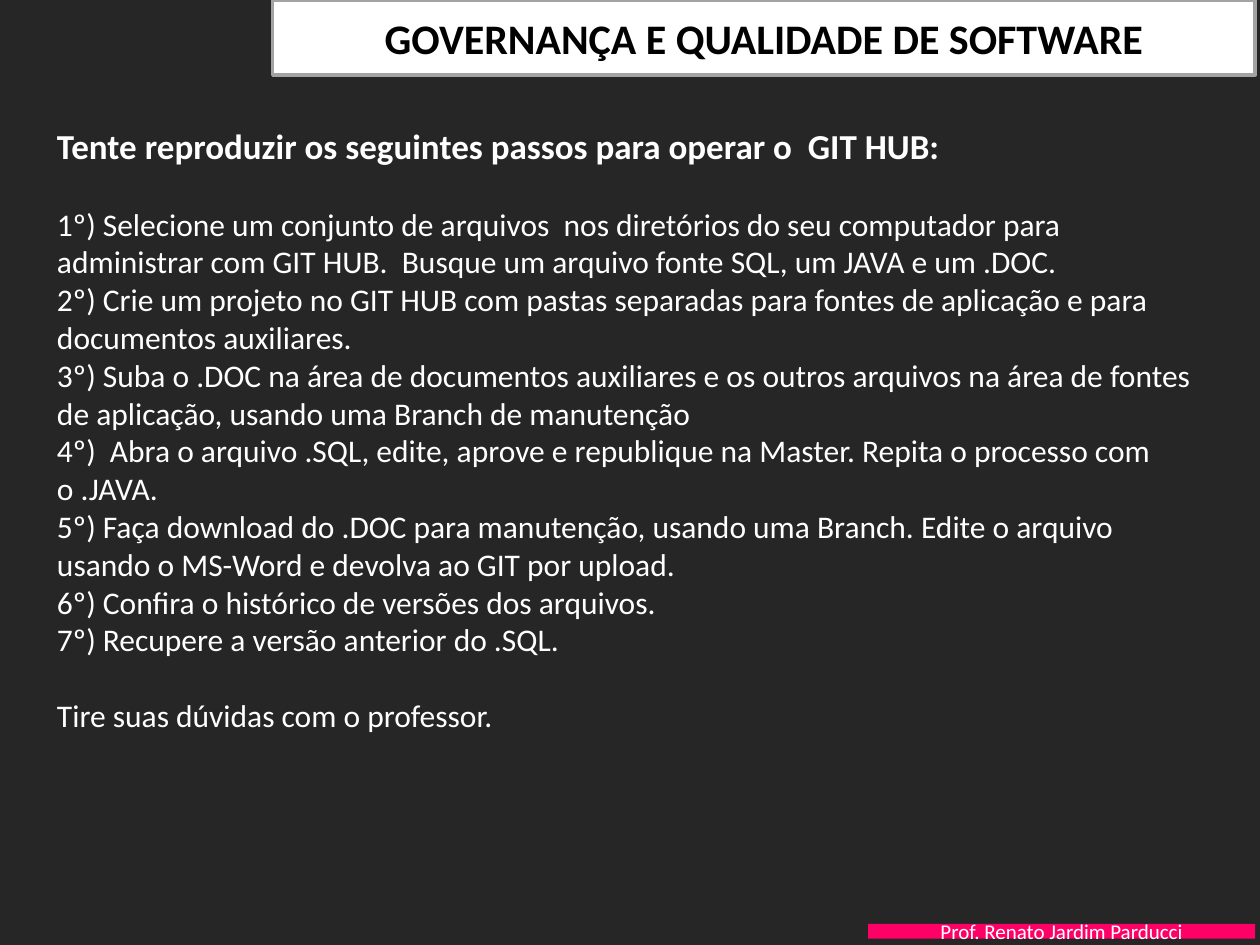
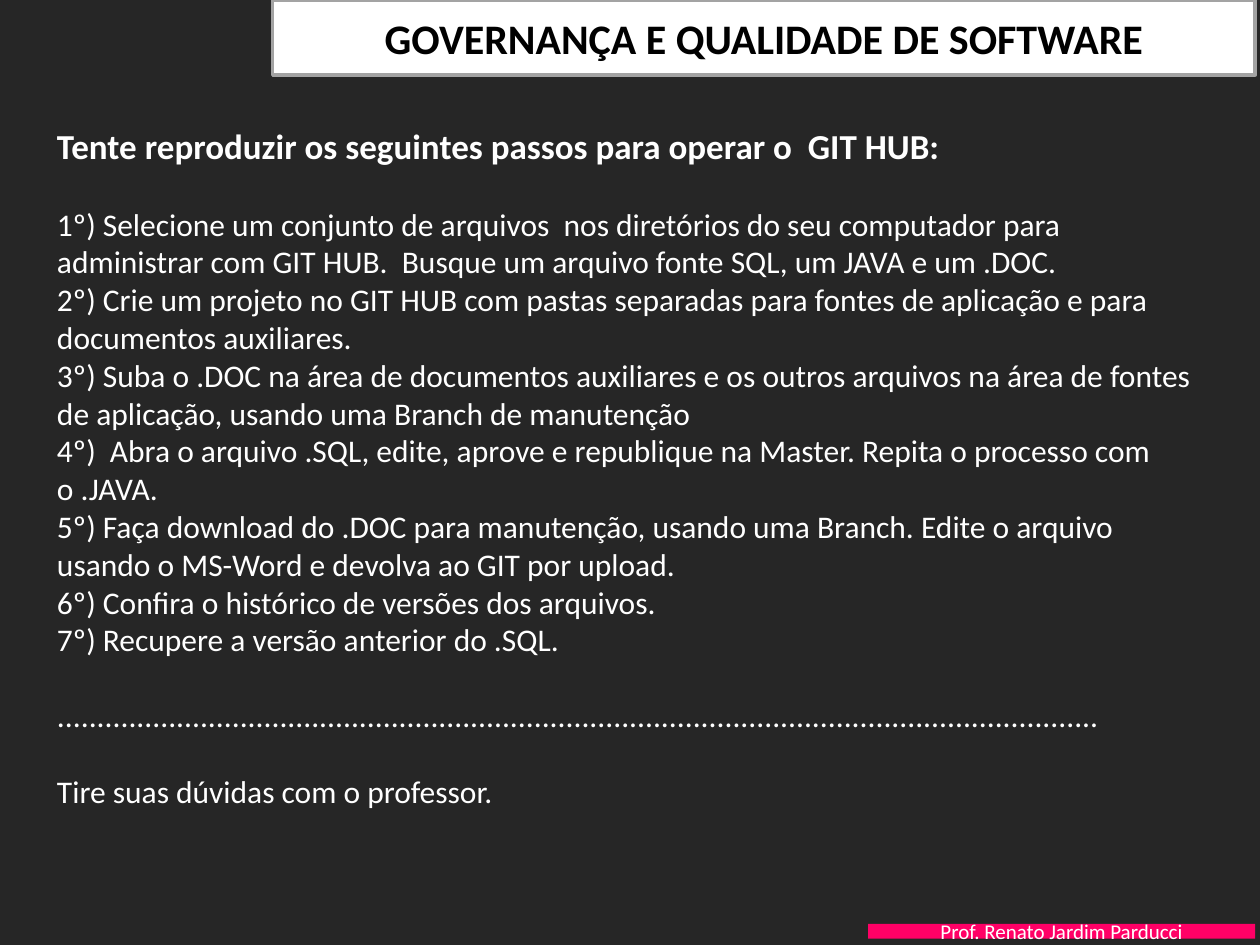
Before and after one commit to freitaslivia/2TDSPM-ExemploGitHub2024, a slide deck: slide 3 of PastaDoc/FIAP-QualidProjSW-Aula-4-AdministracaoConteudo- EXERCICIOS - Copy - Copy.pptx. Drawn at 1260x945 pixels with LibreOffice and Linux fonts; fonts in the diff are those of the drawing; background and template pictures are left out. Boxes give left, top, right and bottom in pixels: in the first picture for what was removed or moved away, otherwise in the second. Text is boxed around its words. In the diff, an @@ line names an element or a change of style, - is before the commit and + after.

```diff
--- a/PastaDoc/FIAP-QualidProjSW-Aula-4-AdministracaoConteudo- EXERCICIOS - Copy - Copy.pptx
+++ b/PastaDoc/FIAP-QualidProjSW-Aula-4-AdministracaoConteudo- EXERCICIOS - Copy - Copy.pptx
@@ text at (x1=57, y1=134, x2=1190, y2=808): paragraph added @@
+...................................................................................................................................
```
